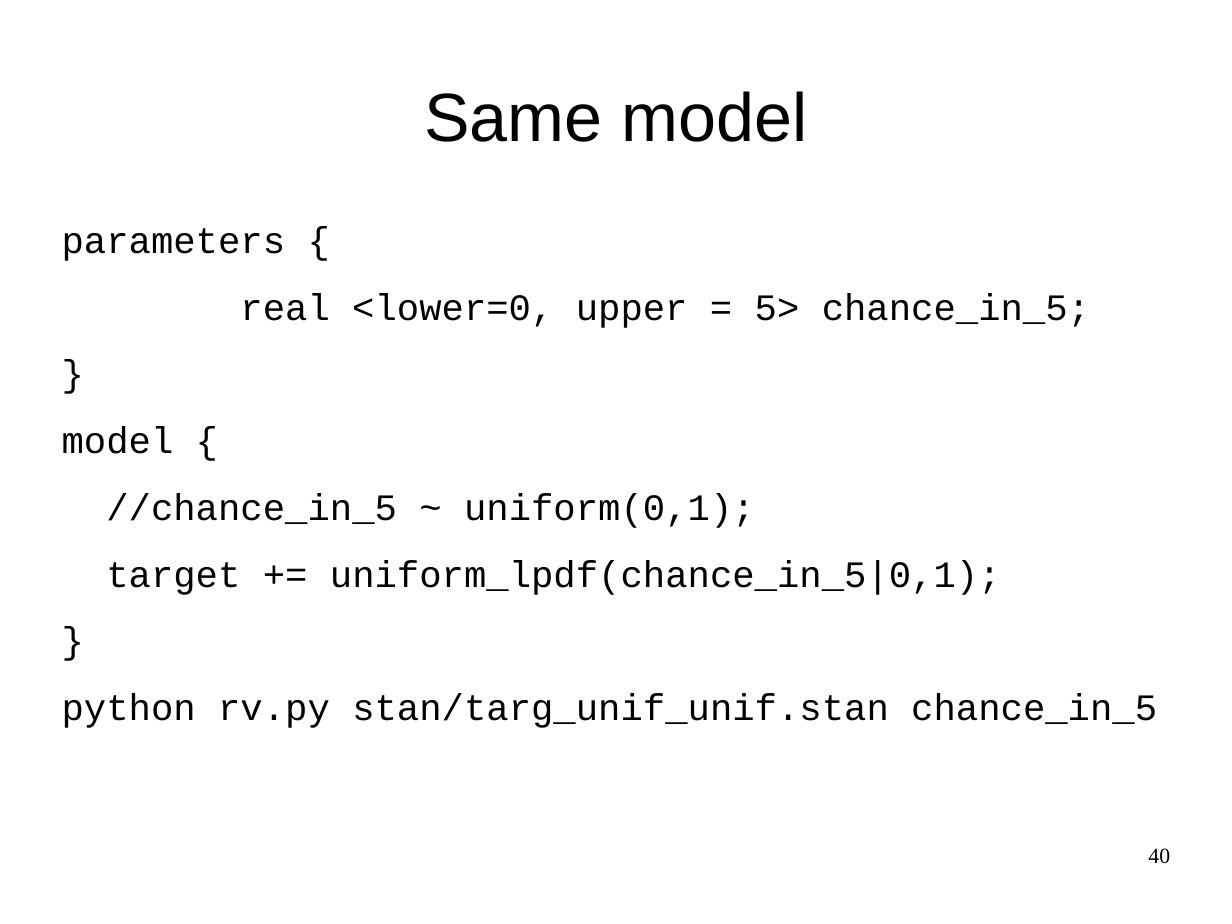
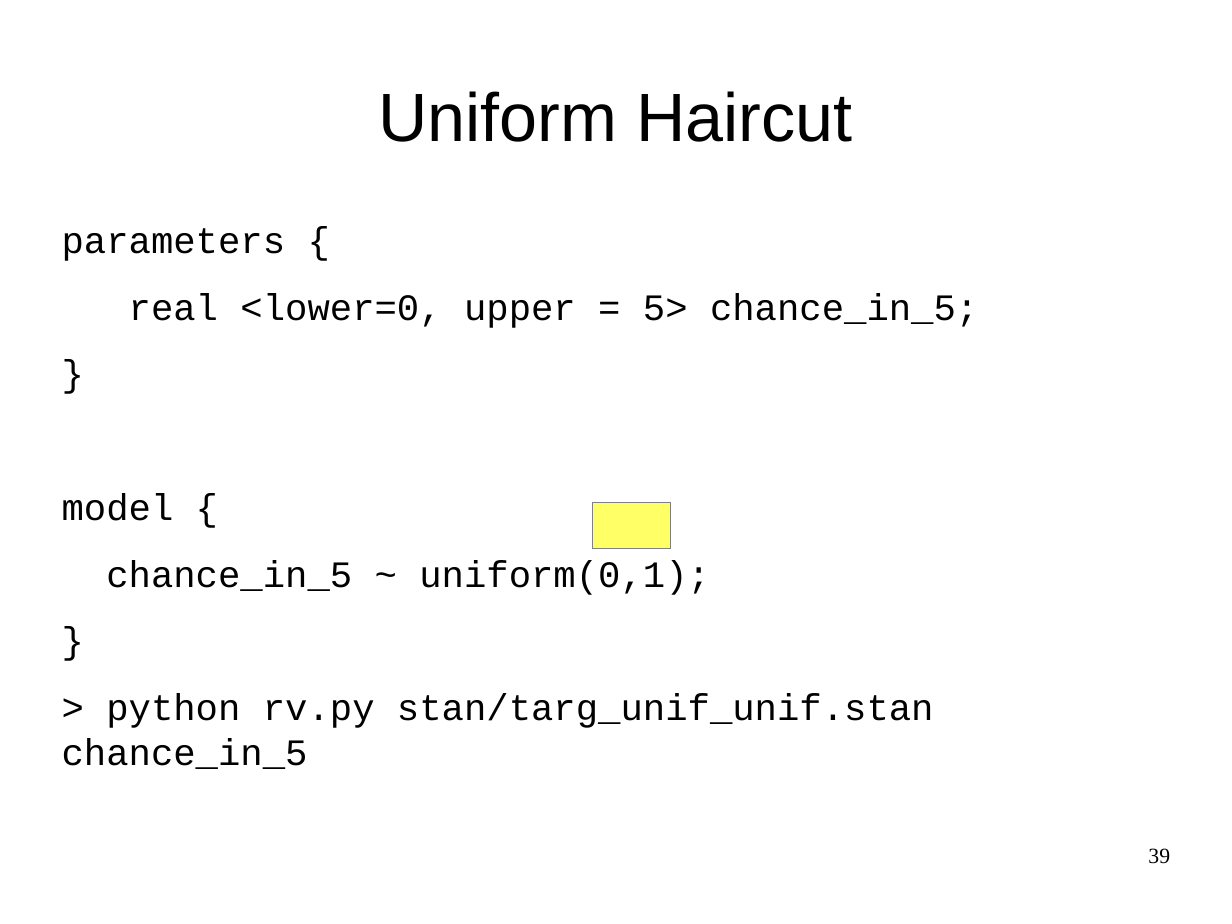
Before and after one commit to breckbaldwin/StanIsThePlanDist, a slide deck: slide 39 of slides/StanIsThePlanPyData.odp (slide 40 before the commit). Drawn at 1232x924 pixels with LibreOffice and Linux fonts; fonts in the diff are those of the drawing. Boxes give left, top, right and bottom in pixels: in the first picture for what was removed or moved away, otherwise in the second. Text is boxed around its words. In the diff, an @@ line names an element or a change of style, - is before the commit and + after.

```diff
--- a/slides/StanIsThePlanPyData.odp
+++ b/slides/StanIsThePlanPyData.odp
@@ title at box(379, 91, 852, 142): text changed @@
-Same model
+Uniform Haircut
@@ rectangle added at box(593, 503, 671, 549), fill #FFFF66, outline #808080 0 pt @@
@@ text at box(106, 560, 710, 595): text changed @@
-//chance_in_5 ~ uniform(0,1);
-target += uniform_lpdf(chance_in_5|0,1);
+chance_in_5 ~ uniform(0,1);
@@ text at box(62, 693, 934, 769): text changed @@
-python rv.py stan/targ_unif_unif.stan chance_in_5
+> python rv.py stan/targ_unif_unif.stan chance_in_5
@@ page number at box(1148, 848, 1170, 864): text changed @@
-40
+39
```
Also in this commit, not shown: 9 other slides changed, 8 slides added, 12 slides removed.
